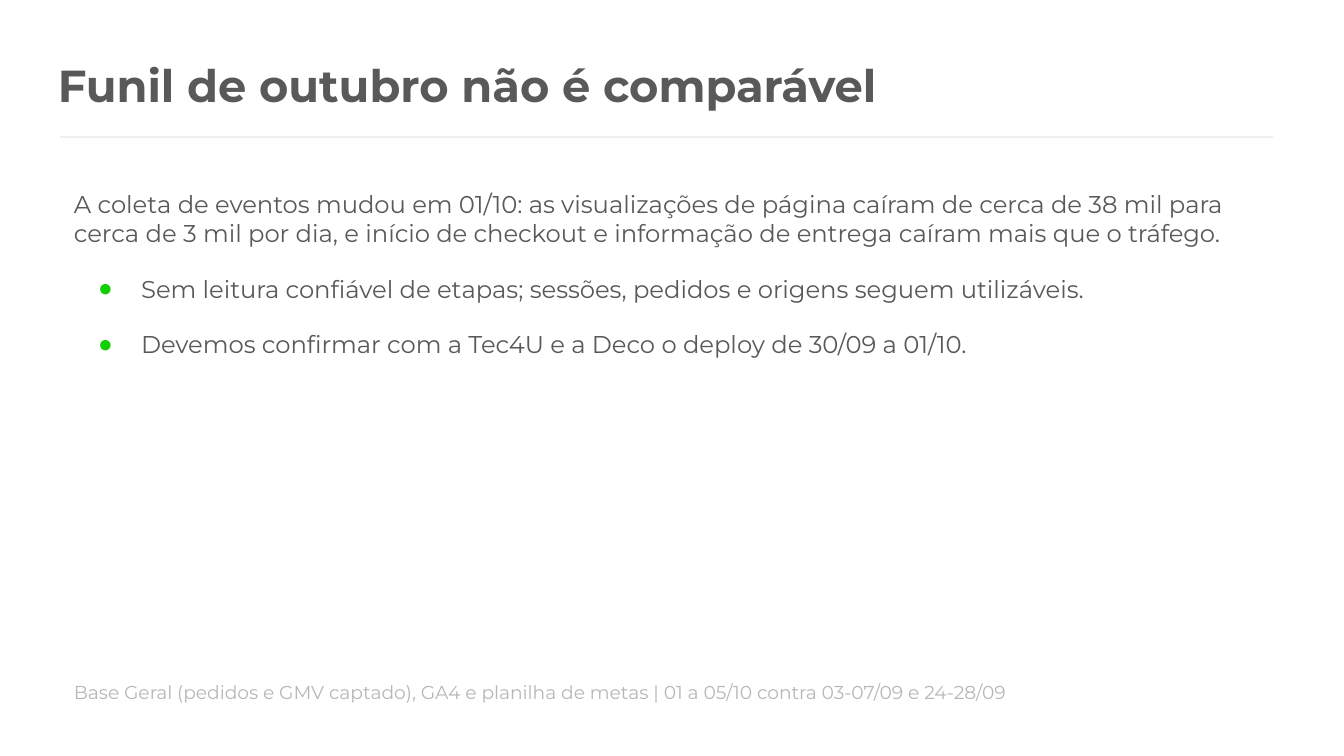
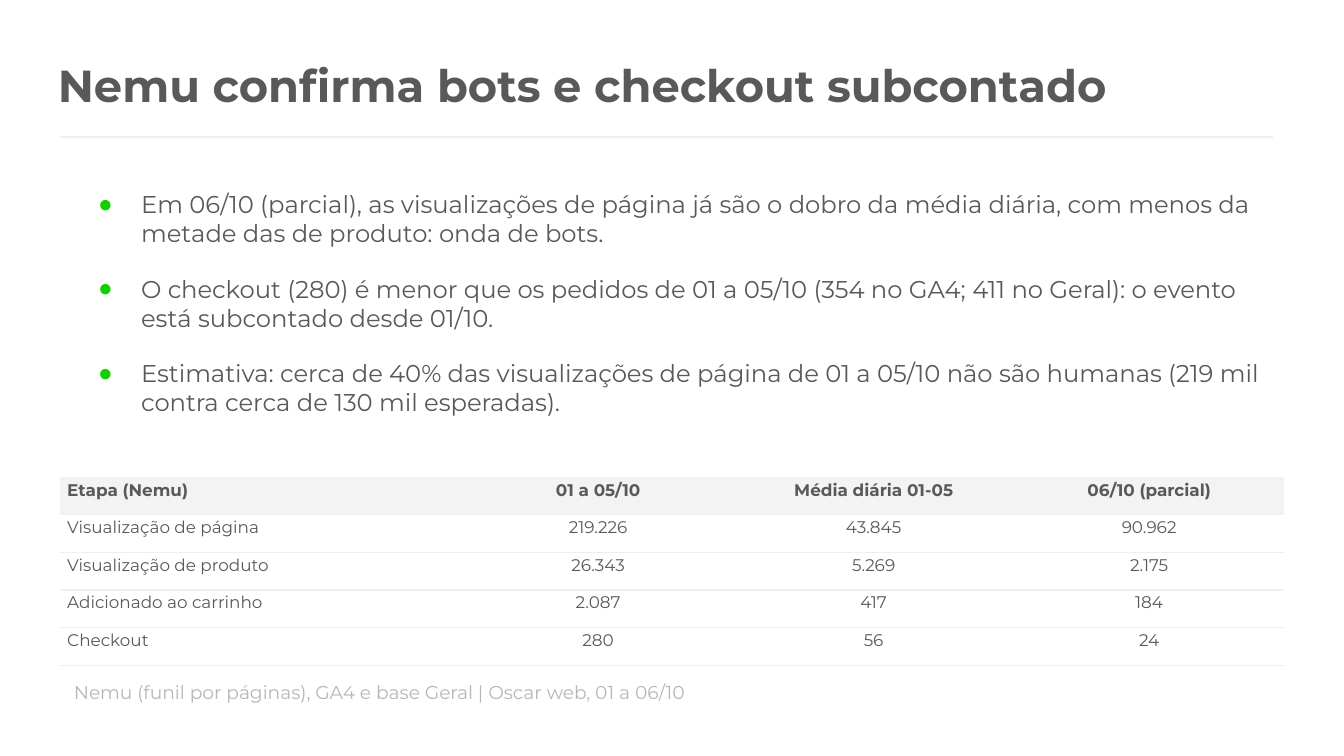
Before and after one commit to marianapereira-ctrl/repo, a slide deck: slide 15 of analise/Growth_Set_Out_2026_por_bandeira.pptx. Drawn at 1344x756 pixels with LibreOffice and Linux fonts; fonts in the diff are those of the drawing. Boxes give left, top, right and bottom in pixels: in the first picture for what was removed or moved away, otherwise in the second. Text is boxed around its words. In the diff, an @@ line names an element or a change of style, - is before the commit and + after.

```diff
--- a/analise/Growth_Set_Out_2026_por_bandeira.pptx
+++ b/analise/Growth_Set_Out_2026_por_bandeira.pptx
@@ text at (x1=58, y1=66, x2=1107, y2=103): text changed @@
-Funil de outubro não é comparável
+Nemu confirma bots e checkout subcontado
@@ text at (x1=141, y1=192, x2=1259, y2=416): text changed @@
-A coleta de eventos mudou em 01/10: as visualizações de página caíram de cerca de 38 mil para cerca de 3 mil por dia, e início de checkout e informação de entrega caíram mais que o tráfego.
-● Sem leitura confiável de etapas; sessões, pedidos e origens seguem utilizáveis.
-● Devemos confirmar com a Tec4U e a Deco o deploy de 30/09 a 01/10.
+● Em 06/10 (parcial), as visualizações de página já são o dobro da média diária, com menos da metade das de produto: onda de bots.
+● O checkout (280) é menor que os pedidos de 01 a 05/10 (354 no GA4; 411 no Geral): o evento está subcontado desde 01/10.
+● Estimativa: cerca de 40% das visualizações de página de 01 a 05/10 não são humanas (219 mil contra cerca de 130 mil esperadas).
@@ table added at (x1=60, y1=477, x2=1284, y2=665), 5 rows, 4 columns @@
+Etapa (Nemu) | 01 a 05/10 | Média diária 01-05 | 06/10 (parcial)
+Visualização de página | 219.226 | 43.845 | 90.962
+Visualização de produto | 26.343 | 5.269 | 2.175
+Adicionado ao carrinho | 2.087 | 417 | 184
+Checkout | 280 | 56 | 24
@@ text at (x1=74, y1=684, x2=685, y2=703): text changed @@
-Base Geral (pedidos e GMV captado), GA4 e planilha de metas | 01 a 05/10 contra 03-07/09 e 24-28/09
+Nemu (funil por páginas), GA4 e base Geral | Oscar web, 01 a 06/10
```
Also in this commit, not shown: 1 other slide changed, 1 slide added.
